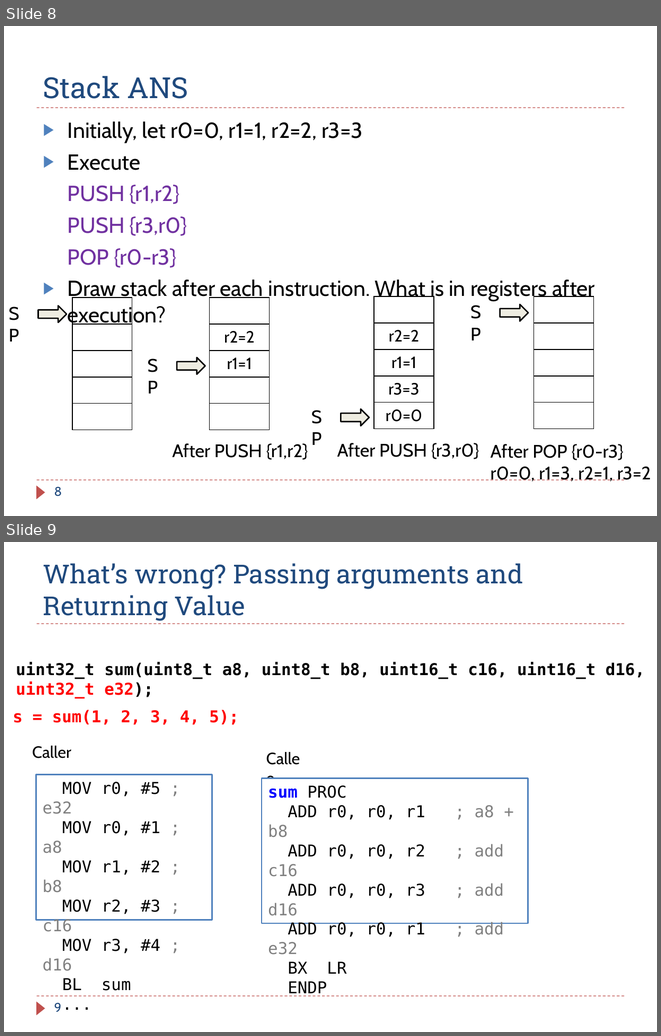
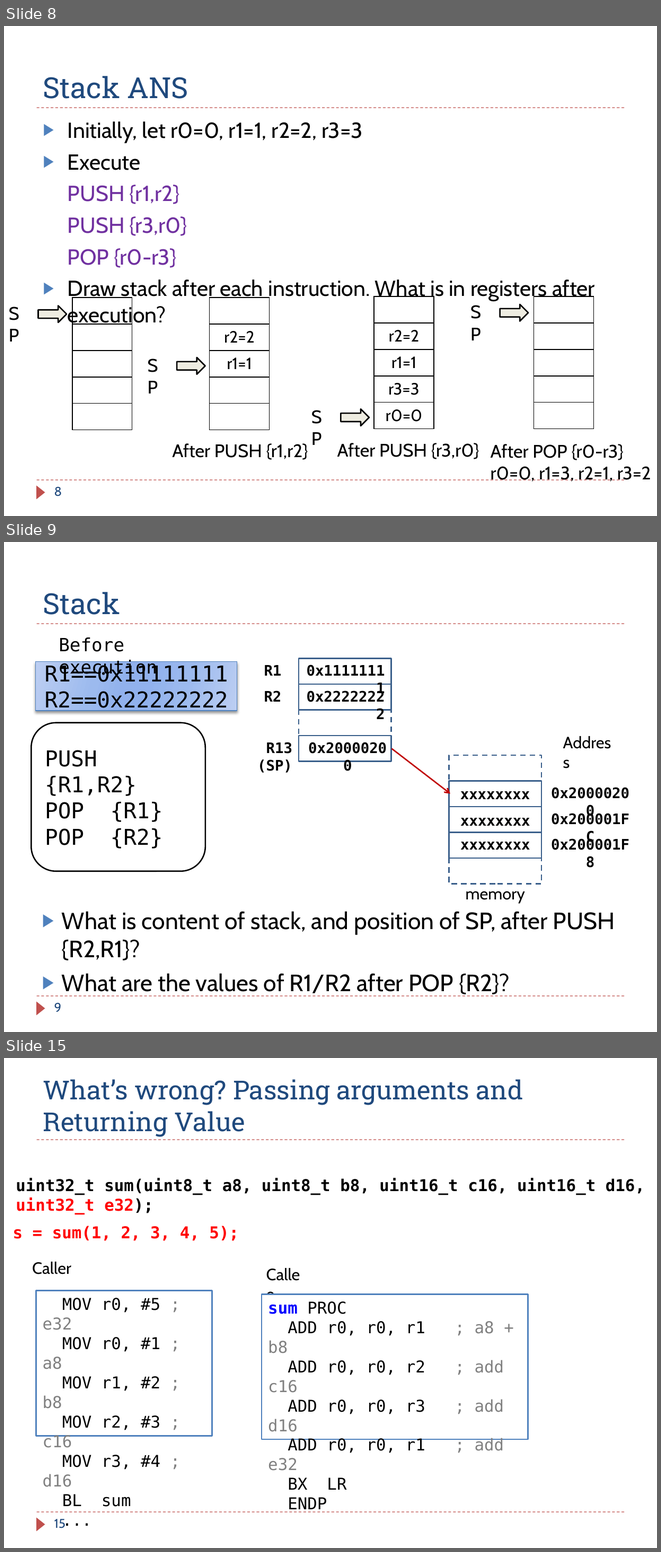
Before and after one commit to guhofstra/CSC111Fa25, a slide deck: PPTs/Ch8_ARM_Subroutines_Exercises ANS.pptx. Shown one above the other, each under a label of ours: slides 8 and 9 before the commit, slides 8, 9 and 15 after it; the slides between them are not shown. The pictures are 661x1036 and 661x1552 pixels, drawn with LibreOffice and Linux fonts; fonts in the diff are those of the drawing. Boxes give left, top, right and bottom in pixels: in the first picture for what was removed or moved away, otherwise in the second. Text is boxed around its words. In the diff, an @@ line names an element or a change of style, - is before the commit and + after.

```diff
--- a/PPTs/Ch8_ARM_Subroutines_Exercises ANS.pptx
+++ b/PPTs/Ch8_ARM_Subroutines_Exercises ANS.pptx
@@ slide 9 added at [4, 542, 657, 1032], background #FFFFFF; not listed: 3 template elements that a slide beside it also shows @@
@@ title added at [43, 592, 120, 615], 32 pt, text #1F497D @@
+Stack
@@ text added at [59, 637, 157, 677], 20 pt, text #000000 @@
+Before execution
@@ rectangle added at [36, 661, 237, 711], fill gradient #BCCEF2 to #9CBAEE to #91B3EE, outline #4F81BD 0.75 pt, 24 pt, text #000000 @@
+R1==0x11111111
+R2==0x22222222
@@ text added at [264, 665, 282, 676], 16 pt, text #000000, bold @@
+R1
@@ rectangle added at [299, 658, 391, 684], fill #FFFFFF, outline #3A5F8C 1.5 pt @@
@@ text added at [299, 658, 391, 682], 16 pt, text #000000, bold @@
+0x11111111
@@ rectangle added at [299, 685, 391, 710], fill #FFFFFF, outline #3A5F8C 1.5 pt @@
@@ text added at [299, 685, 391, 708], 16 pt, text #000000, bold @@
+0x22222222
@@ text added at [264, 690, 282, 702], 16 pt, text #000000, bold @@
+R2
@@ rectangle added at [299, 710, 391, 735], fill #FFFFFF, outline #3A5F8C 1.5 pt dashed @@
@@ rounded rectangle added at [32, 723, 206, 871], outline #000000 1.5 pt, 24 pt, text #000000 @@
+PUSH {R1,R2}
+POP {R1}
+POP {R2}
@@ text added at [556, 729, 624, 755], 18 pt, text #000000 @@
+Address
@@ text added at [257, 742, 292, 773], 16 pt, text #000000, bold @@
+R13 (SP)
@@ rectangle added at [299, 735, 391, 761], fill #FFFFFF, outline #3A5F8C 1.5 pt @@
@@ text added at [299, 735, 396, 759], 16 pt, text #000000, bold @@
+0x20000200
@@ arrow added from (392, 748) to (450, 793), #C00000 1.5 pt @@
@@ rectangle added at [449, 755, 541, 780], fill #FFFFFF, outline #3A5F8C 1.5 pt dashed @@
@@ rectangle added at [449, 781, 541, 806], fill #FFFFFF, outline #3A5F8C 1.5 pt @@
@@ text added at [460, 791, 530, 799], 16 pt, text #000000, bold @@
+xxxxxxxx
@@ text added at [541, 781, 639, 805], 16 pt, text #000000, bold @@
+0x20000200
@@ rectangle added at [449, 806, 541, 832], fill #FFFFFF, outline #3A5F8C 1.5 pt @@
@@ text added at [541, 806, 639, 831], 16 pt, text #000000, bold @@
+0x200001FC
@@ text added at [460, 818, 530, 826], 16 pt, text #000000, bold @@
+xxxxxxxx
@@ rectangle added at [449, 832, 541, 857], fill #FFFFFF, outline #3A5F8C 1.5 pt @@
@@ text added at [460, 841, 530, 849], 16 pt, text #000000, bold @@
+xxxxxxxx
@@ text added at [541, 832, 639, 856], 16 pt, text #000000, bold @@
+0x200001F8
@@ rectangle added at [449, 858, 541, 883], fill #FFFFFF, outline #3A5F8C 1.5 pt dashed @@
@@ text added at [466, 891, 525, 903], 18 pt, text #000000 @@
+memory
@@ text added at [62, 911, 615, 996], 26 pt, text #000000 @@
+▶ What is content of stack, and position of SP, after PUSH {R2,R1}?
+▶ What are the values of R1/R2 after POP {R2}?
@@ page number added at [54, 1003, 62, 1012], 14 pt, text #1F497D @@
+9
@@ what was slide 9 is now slide 15 @@
@@ page number at [54, 1519, 65, 1528]: text changed @@
-9
+15
```
Also in this commit, not shown: 5 other slides added, 3 other files.
